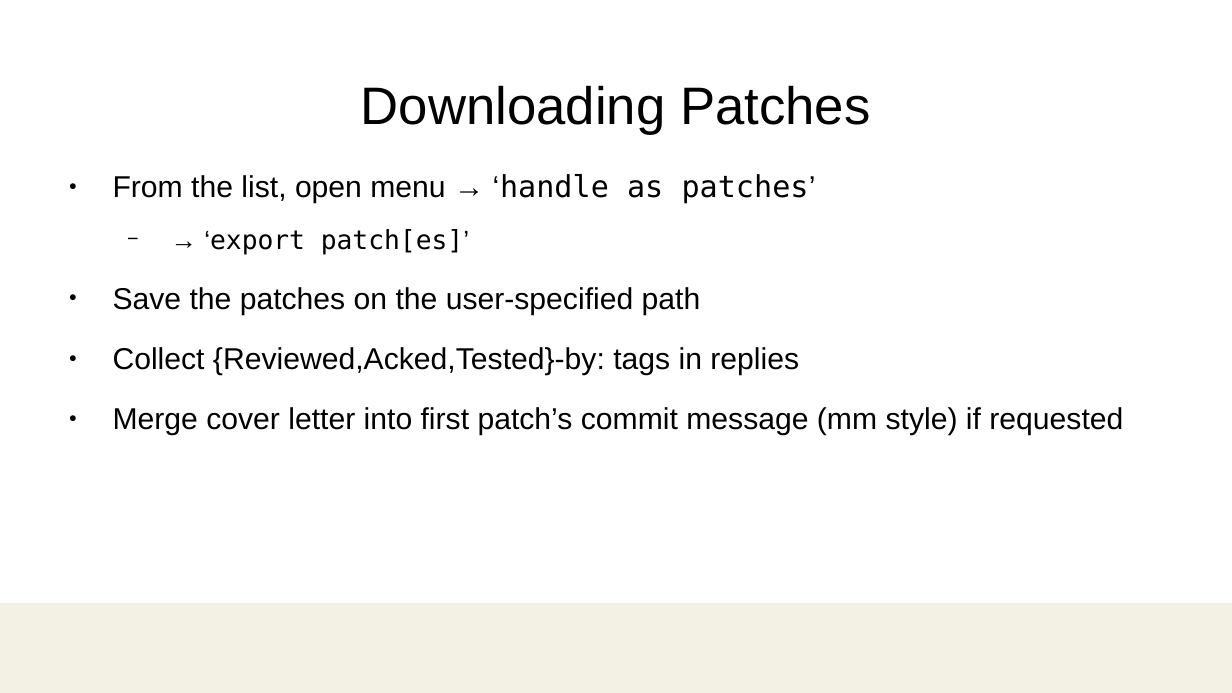
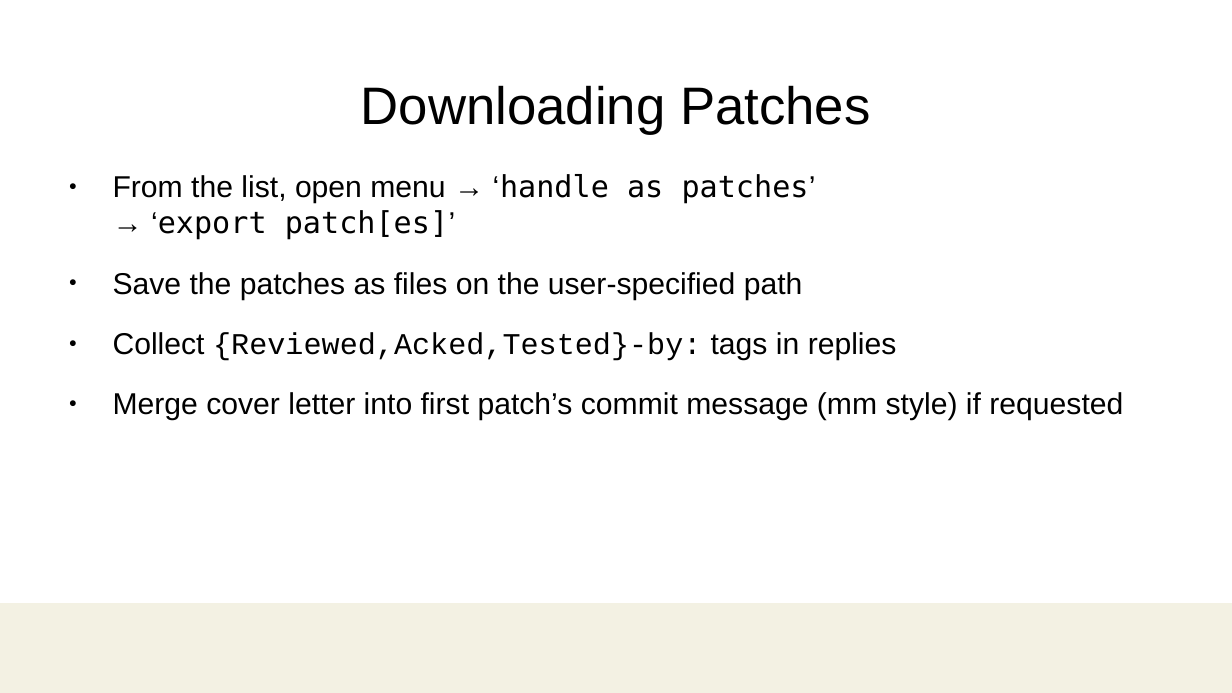
Before and after one commit to damonitor/talks, a slide deck: slide 23 of 2025/ossjp/hkml_ossjp25.odp. Drawn at 1232x693 pixels with LibreOffice and Linux fonts; fonts in the diff are those of the drawing; background and template pictures are left out. Boxes give left, top, right and bottom in pixels: in the first picture for what was removed or moved away, otherwise in the second. Text is boxed around its words. In the diff, an @@ line names an element or a change of style, - is before the commit and + after.

```diff
--- a/2025/ossjp/hkml_ossjp25.odp
+++ b/2025/ossjp/hkml_ossjp25.odp
@@ text at [113,174,816,300]: text changed @@
-● From the list, open menu → ‘handle as patches’
-  − → ‘export patch[es]’
-● Save the patches on the user-specified path
+● From the list, open menu → ‘handle as patches’
+  → ‘export patch[es]’
+● Save the patches as files on the user-specified path
@@ text at [113,332,897,361]: font Arial to Courier New in "{Reviewed,Acked,Tested}-by:" @@
```
Also in this commit, not shown: 11 other slides changed, 1 other file.
